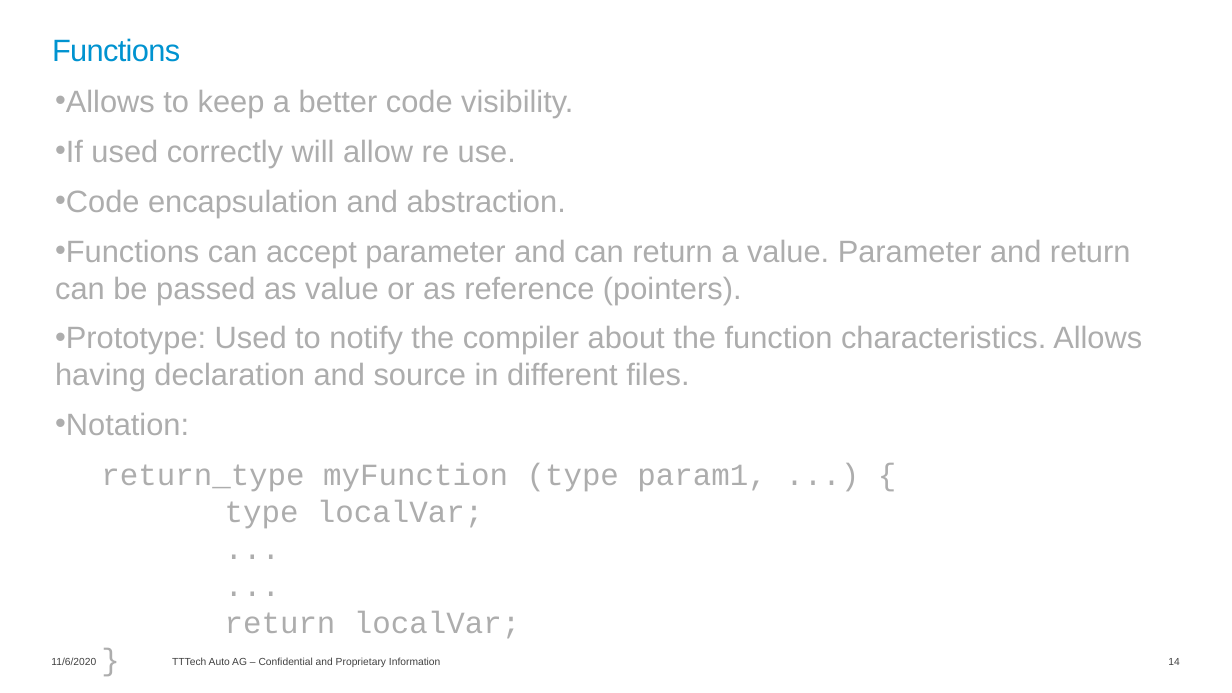
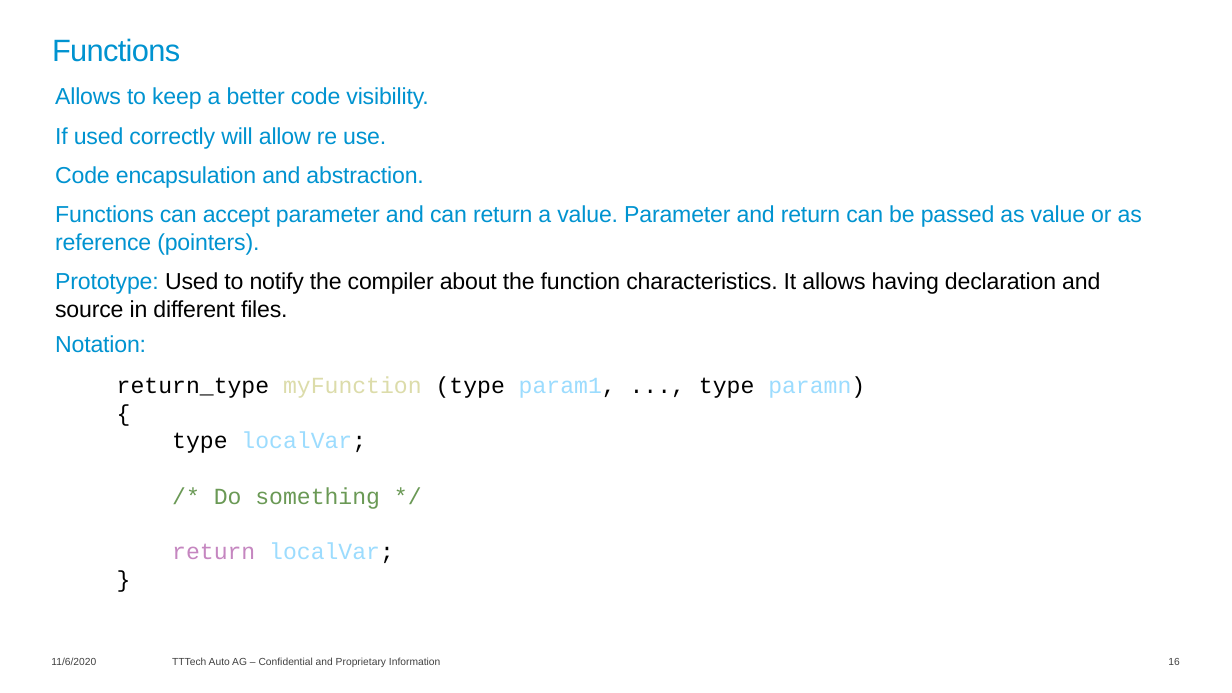
Before and after one commit to lucianotttech/C_Training, a slide deck: slide 16 of 01-Theory material/C_Training.pptx (slide 14 before the commit). Drawn at 1232x693 pixels with LibreOffice and Linux fonts; fonts in the diff are those of the drawing; background and template pictures are left out. Boxes give left, top, right and bottom in pixels: in the first picture for what was removed or moved away, otherwise in the second. Text is boxed around its words. In the diff, an @@ line names an element or a change of style, - is before the commit and + after.

Commit message:
Format the slides, improve example 17, and add new code files contained in the slides

```diff
--- a/01-Theory material/C_Training.pptx
+++ b/01-Theory material/C_Training.pptx
@@ text at [55,87,1142,563]: size 24 to 18 pt in "Allows to keep a better code visibility.", "If used correctly will allow re use.", "Code encapsulation and abstraction.", "Functions can accept parameter and can return ..." and 4 more places; text colour #ADADAD to #0093D0, letter spacing 0 to -0.1 pt in "Allows to keep a better code visibility.", "If used correctly will allow re use.", "Code encapsulation and abstraction.", "Functions can accept parameter and can return ..." and 1 more places; text colour #ADADAD to #000000 in "type localVar;", "localVar;", "}"; text colour #ADADAD to #9CDCFE in "localVar;", "localVar;"; text colour #ADADAD to #C586C0 in "return"; bullet • to none; less space between paragraphs; list level 1 to 2 in "type localVar;"; list level 1 to 2 in "return localVar;"; list level 1 to 2 in "}" @@
@@ text at [55,272,1100,318]: text changed; size 24 to 18 pt; text colour #ADADAD to #000000 @@
-• Prototype: Used to notify the compiler about the function characteristics. Allows having declaration and source in different files.
+Prototype: Used to notify the compiler about the function characteristics. It allows having declaration and source in different files.
@@ text at [117,376,865,398]: text changed; size 24 to 18 pt; text colour #ADADAD to #000000 @@
-return_type myFunction (type param1, ...) {
+  return_type myFunction (type param1, ..., type paramn)
+  {
@@ text at [214,487,380,509]: text changed; size 24 to 18 pt; text colour #ADADAD to #6A9955 @@
-...
-...
+  /* Do something */
@@ page number at [1168,658,1179,665]: text changed @@
-14
+16
```
Also in this commit, not shown: 40 other slides changed, 5 slides added, 6 other files.
